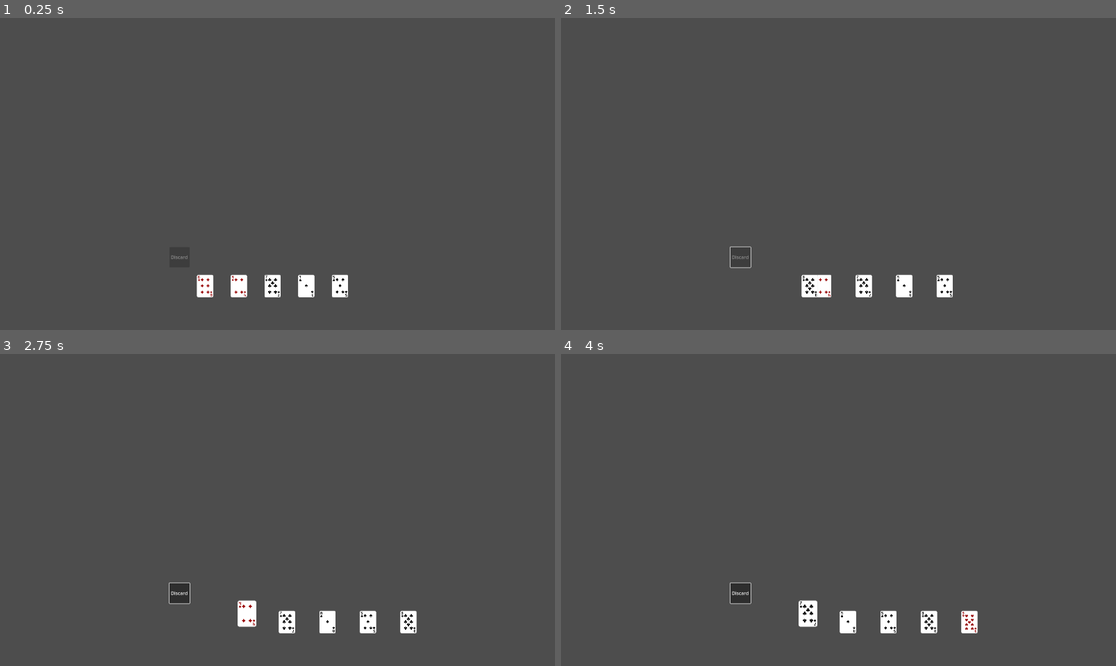
Above: before the commit, frames 1-4 (two rows, left to right).
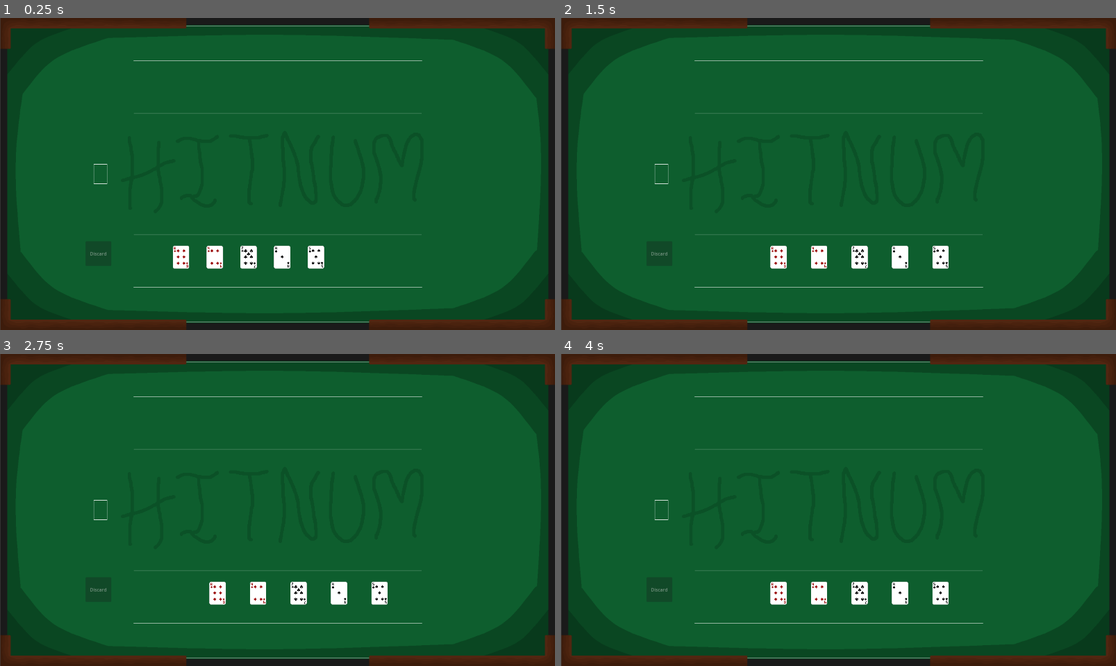
Above: after the commit, the same moments.

Repository: Otaibifmf/card-game
Game: Godot game, scene res://Main.tscn
Two runs of this game, one before a commit and one after it. Both use one fixed random seed, a clock stepped at 60 frames per second and the inputs below.
Inputs (mouse positions are in pixels of both pictures, inside the frame that each line leads up to):
- Up to frame 1 (0.25 s): no input
- Up to frame 2 (1.5 s): move the mouse to (805, 286) at 0.52 s; click (805, 286) at 0.67 s; click (738, 258) at 1.25 s, where only the run before the commit has a clickable "Discard"
- Up to frame 3 (2.75 s): tap Enter at 2 s; move the mouse to (244, 622) at 2.02 s; click (244, 622) at 2.17 s
- Up to frame 4 (4 s): click (738, 594) at 2.75 s, where only the run before the commit has a clickable "Discard"; tap Space at 3.5 s; move the mouse to (805, 622) at 3.52 s; click (805, 622) at 3.67 s

The runs differ from the first frame. In frame 1, 100% of the frame differs, in the area x 0-100%, y 0-100%; in frame 2, 100%; in frame 3, 100%; in frame 4, 100%.

Commit message:
Added background

Diff:
--- a/Main.tscn
+++ b/Main.tscn
@@ -1,7 +1,8 @@
-[gd_scene load_steps=3 format=3 uid="uid://dbbqi3ckwt7wi"]
+[gd_scene load_steps=4 format=3 uid="uid://dbbqi3ckwt7wi"]
 
 [ext_resource type="Script" path="res://PlayerHand.gd" id="2_5e2s4"]
 [ext_resource type="Script" path="res://Deck.gd" id="3_0e6w1"]
+[ext_resource type="Texture2D" uid="uid://cdwc25o7jhebe" path="res://assets/hitnum table.png" id="3_1re3l"]
 
 [node name="Main" type="Node2D"]
 position = Vector2(1, 0)
@@ -14,10 +15,10 @@
 script = ExtResource("2_5e2s4")
 
 [node name="DiscardButton" type="Button" parent="."]
-offset_left = 585.0
-offset_top = 793.0
-offset_right = 655.0
-offset_bottom = 863.0
+offset_left = 295.0
+offset_top = 773.0
+offset_right = 384.0
+offset_bottom = 858.0
 text = "Discard"
 
 [node name="WinLabel" type="Label" parent="."]
@@ -26,3 +27,10 @@
 offset_top = 562.0
 offset_right = 898.0
 offset_bottom = 675.0
+
+[node name="Background" type="TextureRect" parent="."]
+z_index = -1
+z_as_relative = false
+offset_right = 40.0
+offset_bottom = 40.0
+texture = ExtResource("3_1re3l")
--- a/PlayerHand.gd
+++ b/PlayerHand.gd
@@ -2,8 +2,8 @@
 
 const HAND_COUNT = 5
 const MAX_SELECTION = 2
-const HAND_Y = 600
-const HAND_CENTER_X = 640
+const HAND_Y = 500 #600
+const HAND_CENTER_X = 540 #640
 const CARD_WIDTH = 140
 
 const POSSIBLE_TARGETS = [22, 23, 24, 25, 26, 27, 28, 29, 30]
